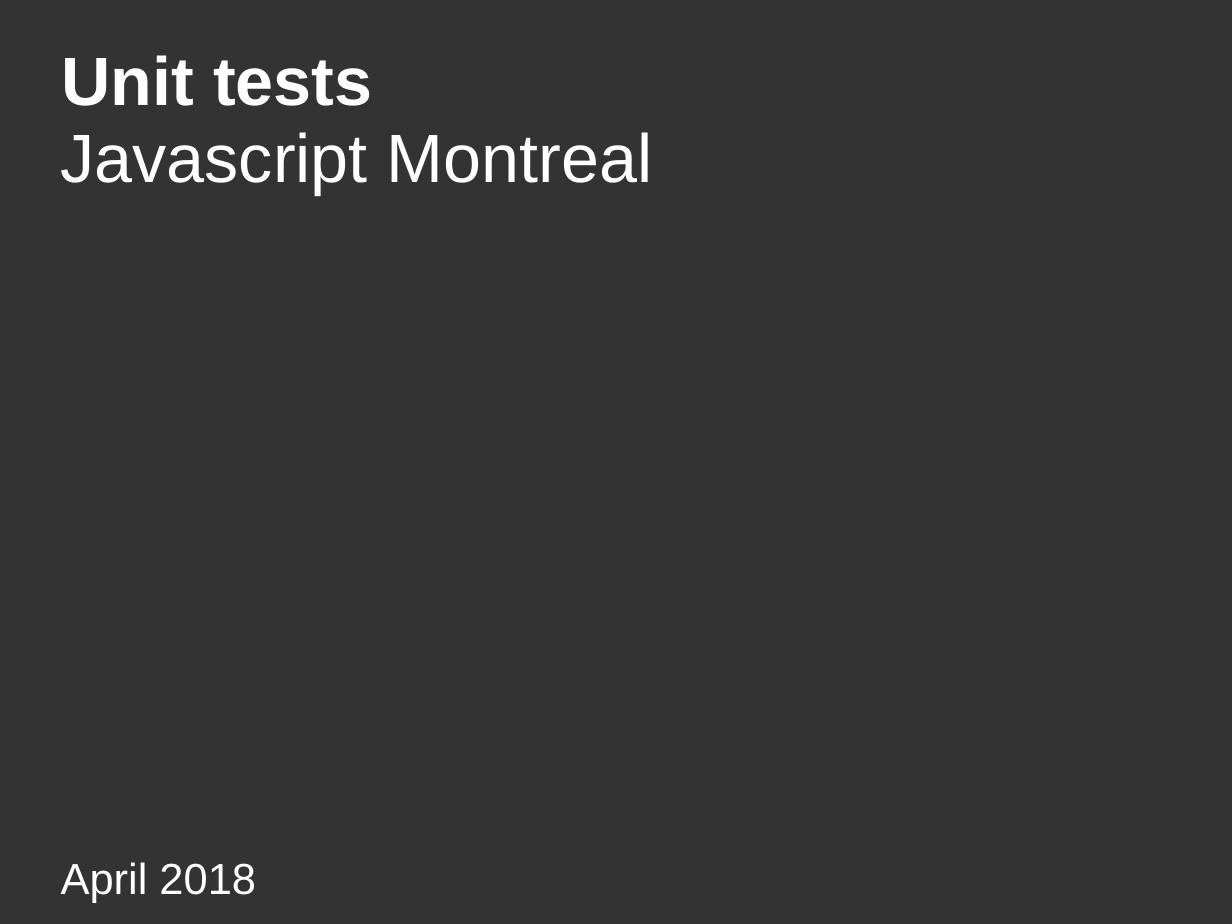
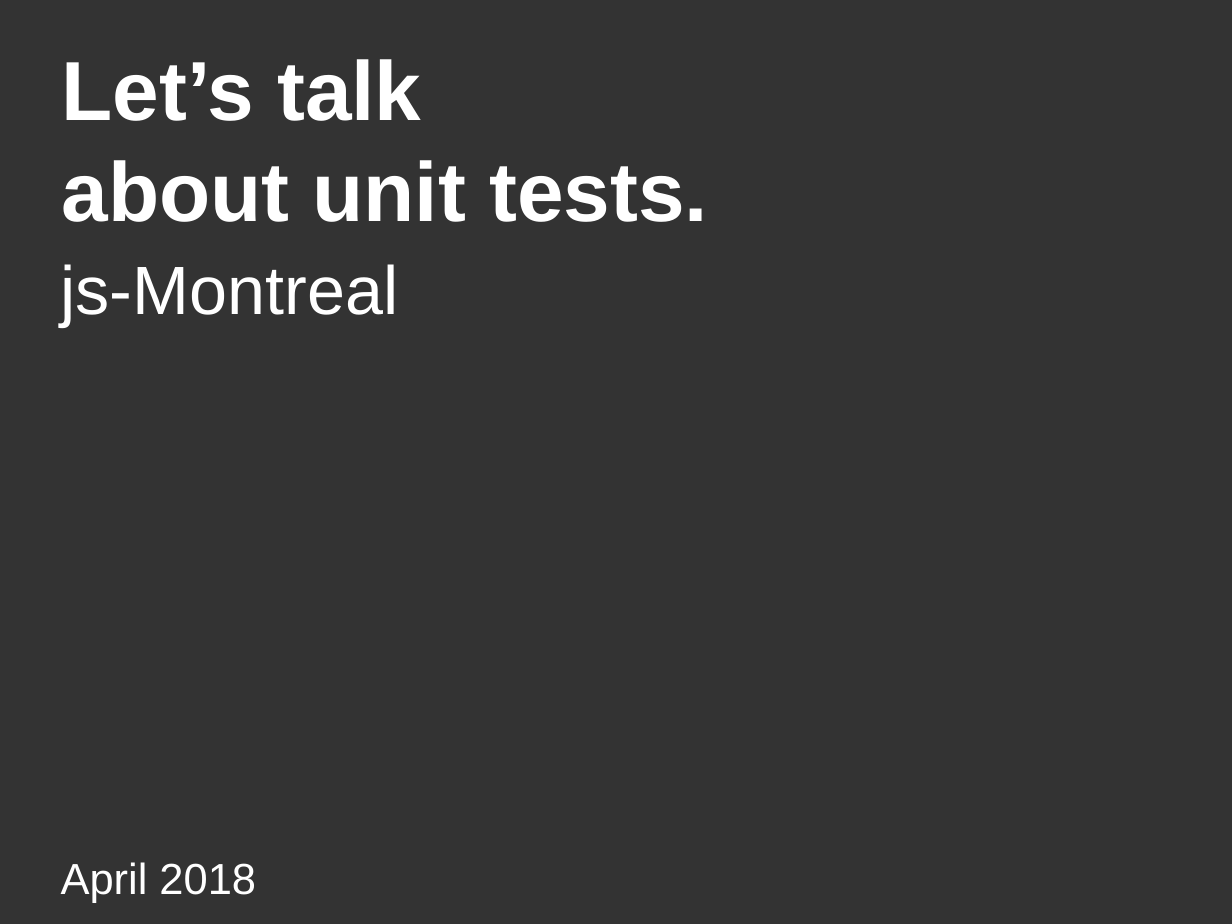
Before and after one commit to DanYellow/presentations, a slide deck: slide 1 of unit-tests/presentation.odp. Drawn at 1232x924 pixels with LibreOffice and Linux fonts; fonts in the diff are those of the drawing. Boxes give left, top, right and bottom in pixels: in the first picture for what was removed or moved away, otherwise in the second. Text is boxed around its words. In the diff, an @@ line names an element or a change of style, - is before the commit and + after.

```diff
--- a/unit-tests/presentation.odp
+++ b/unit-tests/presentation.odp
@@ title at <box>62,59,708,222</box>: text changed; size 44 to 54 pt @@
-Unit tests
+Let’s talk
+about unit tests.
@@ title at <box>61,264,399,326</box>: text changed @@
-Javascript Montreal
+js-Montreal
```
Also in this commit, not shown: 3 other slides changed, 2 slides added, 1 slide removed, 3 other files.
